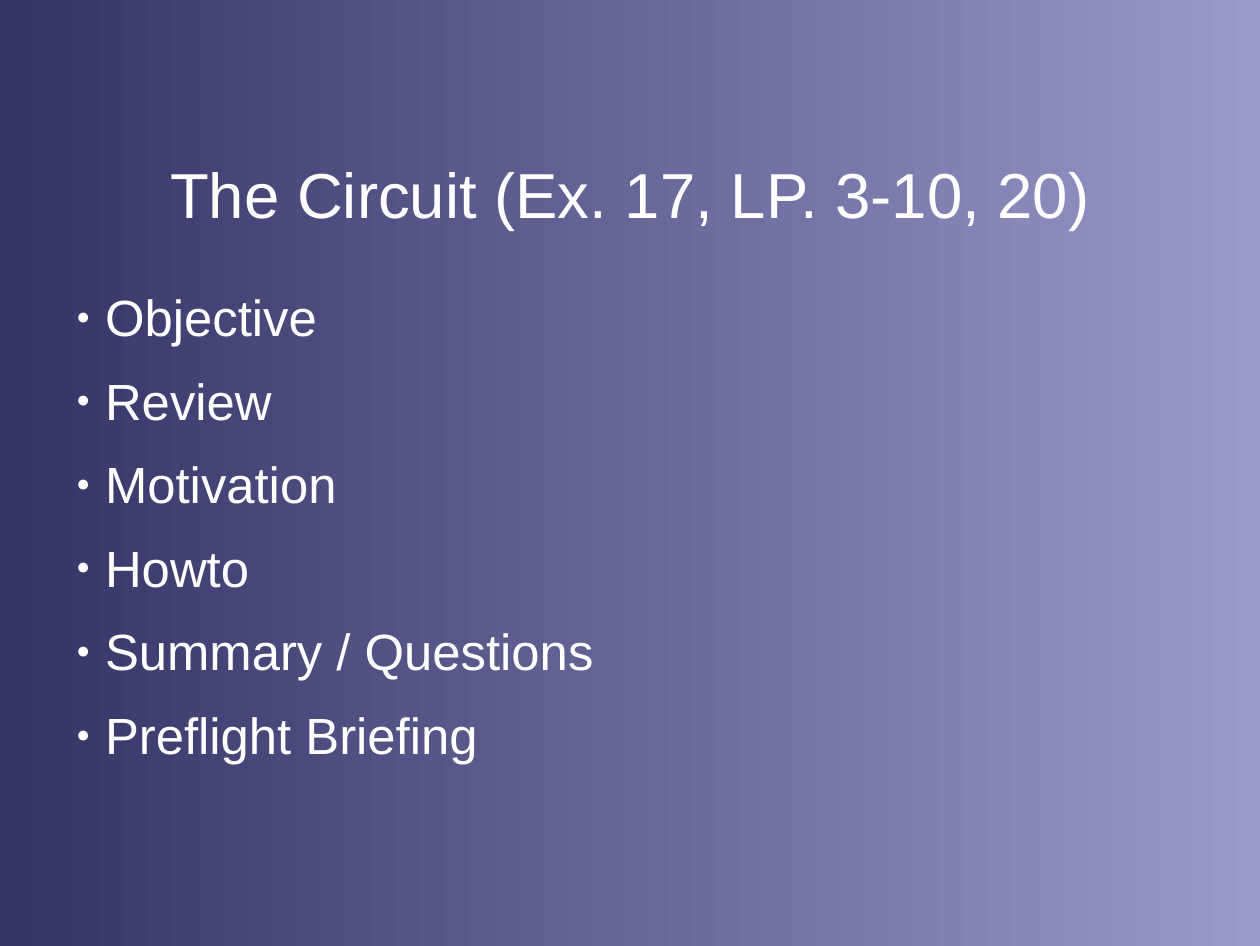
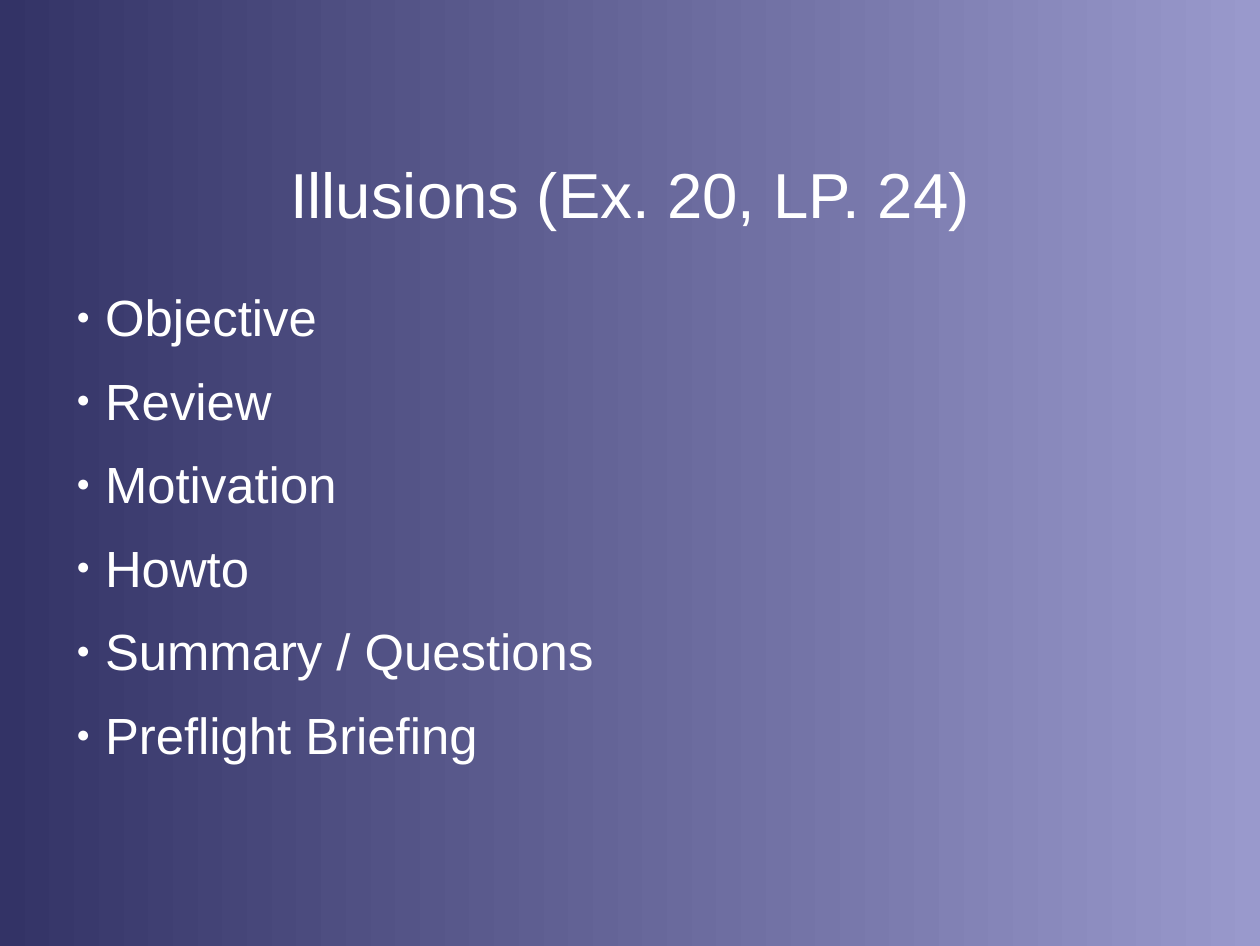
Before and after one commit to stephanheinemann/flight, a slide deck: slide 15 of FI/DriftIllusions/DriftIllusions.odp (slide 20 before the commit). Drawn at 1260x946 pixels with LibreOffice and Linux fonts; fonts in the diff are those of the drawing; background and template pictures are left out. Boxes give left, top, right and bottom in pixels: in the first picture for what was removed or moved away, otherwise in the second. Text is boxed around its words. In the diff, an @@ line names an element or a change of style, - is before the commit and + after.

Commit message:
extended illusion presentation

```diff
--- a/FI/DriftIllusions/DriftIllusions.odp
+++ b/FI/DriftIllusions/DriftIllusions.odp
@@ title at <box>290,172,970,230</box>: text changed @@
-The Circuit (Ex. 17, LP. 3-10, 20)
+Illusions (Ex. 20, LP. 24)
```
Also in this commit, not shown: 3 other slides changed, 9 slides added, 14 slides removed, 18 other files.
